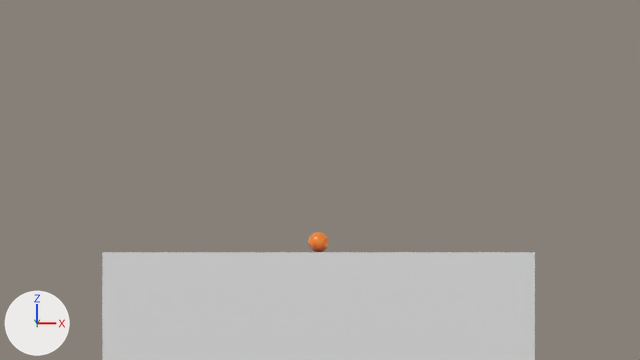
One commit to the Blender file Pelota con cola/Modulo 04 . Pelota con cola/pelota_Cola.blend: the scene before it, then after it.
Both versions are drawn from the file's camera 'Camera'. The lights are fixed; the arrows at lower left show +X, +Y and +Z.

The first picture shows 'Pelota', 'suelo'.
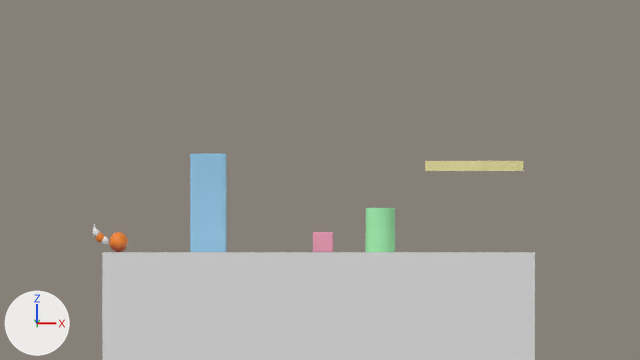
Pixel boxes [x1, y1, x2, y2] of what changed, in the pictures (640 x 360 px):
'Obstaculo3', shown (blue): after [190, 154, 226, 252]
'Obstaculo2', shown (green): after [366, 208, 395, 252]
'Obstaculo4', shown (beige): after [425, 161, 523, 171]
'Pelota', moved: before [308, 232, 329, 252]; after [109, 232, 128, 252]
'Obstaculo1', shown (pink): after [313, 232, 333, 252]
'Cola2', shown: after [95, 233, 104, 243]
'Cola3', shown: after [93, 224, 100, 236]
'Cola1', shown: after [101, 236, 109, 245]

The change, as a list of edits to the scene's bpy script:
```text
Change ob_pelota:
    add ob_pelota.parent = ob_empty
Change ob_cola1:
    ob_cola1.rotation_euler: (0.0, 0.0, 0.0) -> (0.0, 0.263, 0.0)  # degrees (0, 0, 0) -> degrees (0, 15, 0)
    remove ob_cola1.hide_set(True)
Change ob_cola2:
    ob_cola2.rotation_euler: (0.0, 0.0, 0.0) -> (0.0, 0.448, 0.0)  # degrees (0, 0, 0) -> degrees (0, 26, 0)
    remove ob_cola2.hide_set(True)
Change ob_cola3:
    ob_cola3.rotation_euler: (0.0, 0.0, 0.0) -> (0.0, 0.582, 0.0)  # degrees (0, 0, 0) -> degrees (0, 33, 0)
    remove ob_cola3.hide_set(True)
Change ob_obstaculo1:
    ob_obstaculo1.location: (-11.94, 0.0, 1.0) -> (0.43, 0.0, 1.0)
    remove ob_obstaculo1.hide_set(True)
Change ob_obstaculo2:
    ob_obstaculo2.location: (-0.09, 0.0, 2.26) -> (6.06, 0.0, 2.26)
    remove ob_obstaculo2.hide_set(True)
Change ob_obstaculo3:
    add ob_obstaculo3.parent = ob_empty_001
    add ob_obstaculo3.matrix_parent_inverse = Matrix(((1.0, 0.0, 0.0, 9.583), (0.0, 1.0, 0.0, 0.0), (0.0, 0.0, 1.0, 0.0), (0.0, 0.0, 0.0, 1.0)))
    ob_obstaculo3.location: (13.78, -0.0147, 4.912) -> (-11.35, -0.0147, 4.912)
    remove ob_obstaculo3.hide_set(True)
Change ob_obstaculo4:
    ob_obstaculo4.location: (25.82, 0.0, 15.5) -> (15.31, 0.0, 8.49)
    remove ob_obstaculo4.hide_set(True)
Add ob_empty_001:
    ob_empty_001 = bpy.data.objects.new('Empty.001', None)
    ob_empty_001.location = (-9.083, 0.0, 0.0)
Add ob_empty:
    ob_empty = bpy.data.objects.new('Empty', None)
    ob_empty.location = (-19.67, 0.0, 0.0)
    ob_empty.scale = (0.923, 1.0, 1.0)
```
